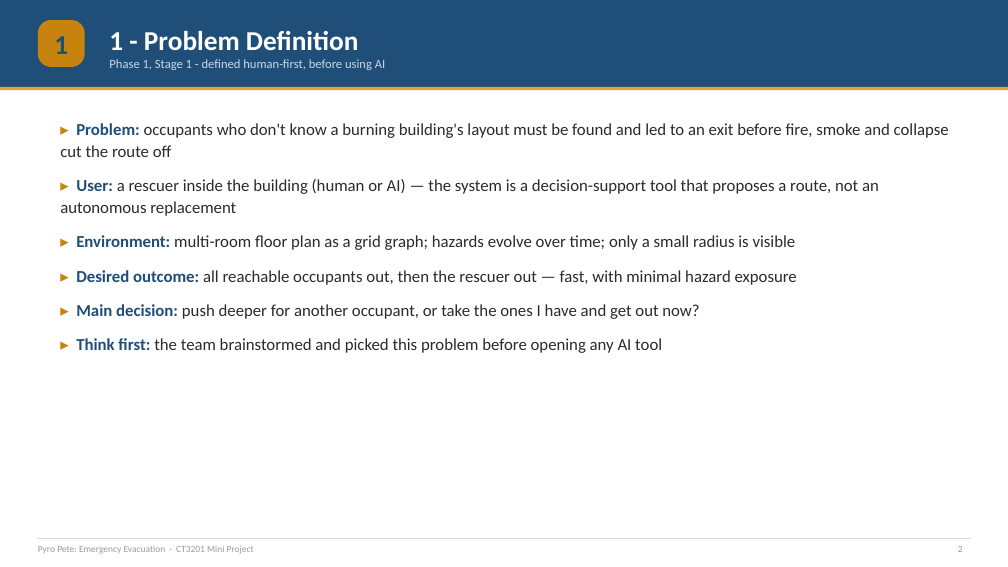
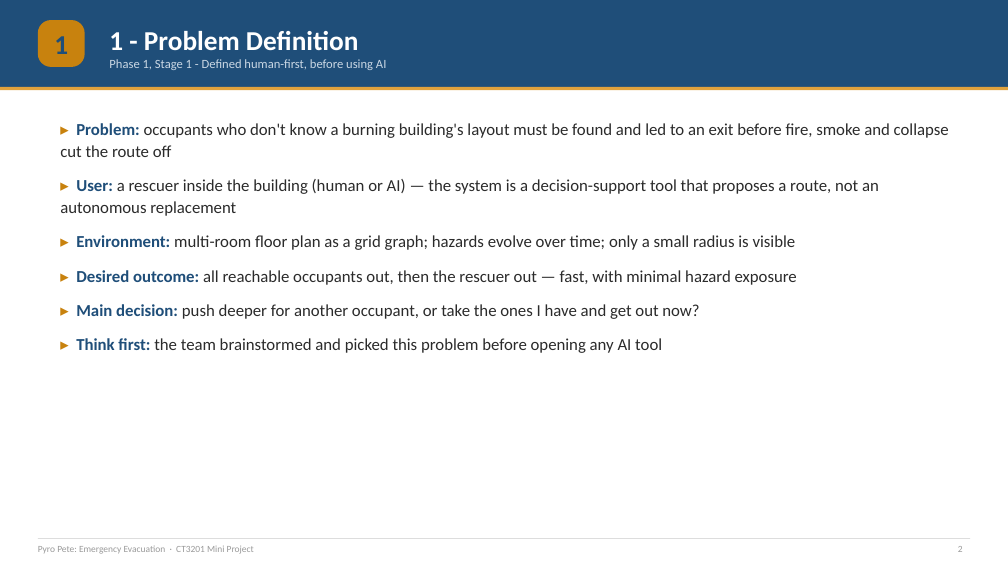
Before and after one commit to Jeb-Lee/CT3201_AI, a slide deck: slide 2 of docs/report/CT3201_Slides.pptx. Drawn at 1008x567 pixels with LibreOffice and Linux fonts; fonts in the diff are those of the drawing. Boxes give left, top, right and bottom in pixels: in the first picture for what was removed or moved away, otherwise in the second. Text is boxed around its words. In the diff, an @@ line names an element or a change of style, - is before the commit and + after.

```diff
--- a/docs/report/CT3201_Slides.pptx
+++ b/docs/report/CT3201_Slides.pptx
@@ text at <box>109,59,386,70</box>: text changed @@
-Phase 1, Stage 1 - defined human-first, before using AI
+Phase 1, Stage 1 - Defined human-first, before using AI
```
